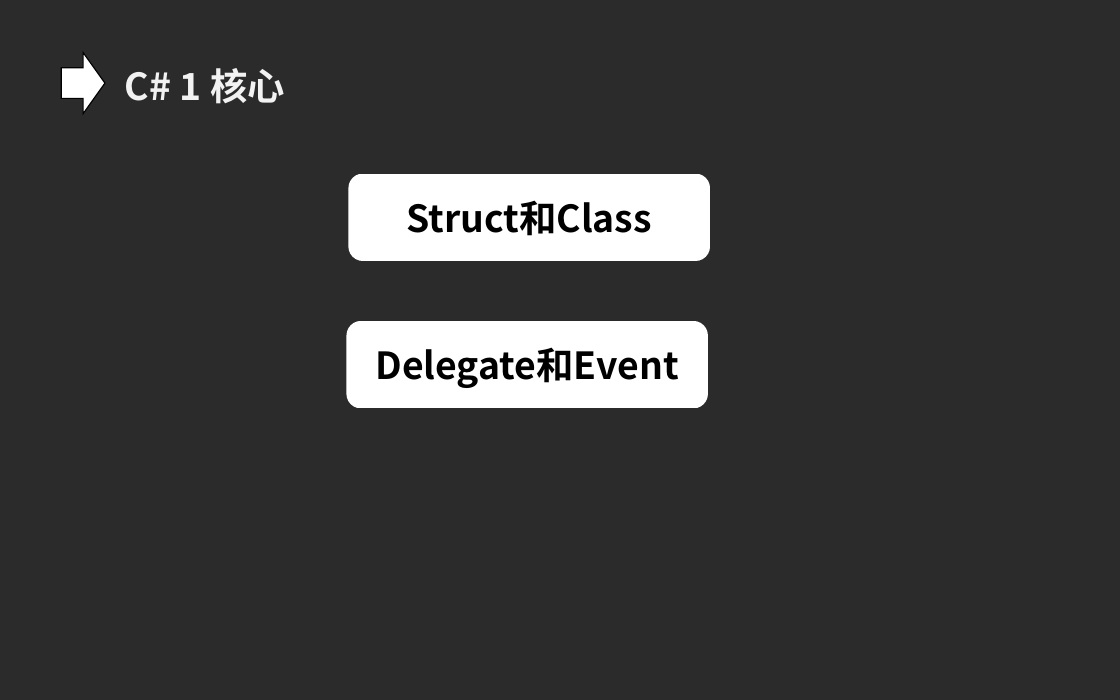
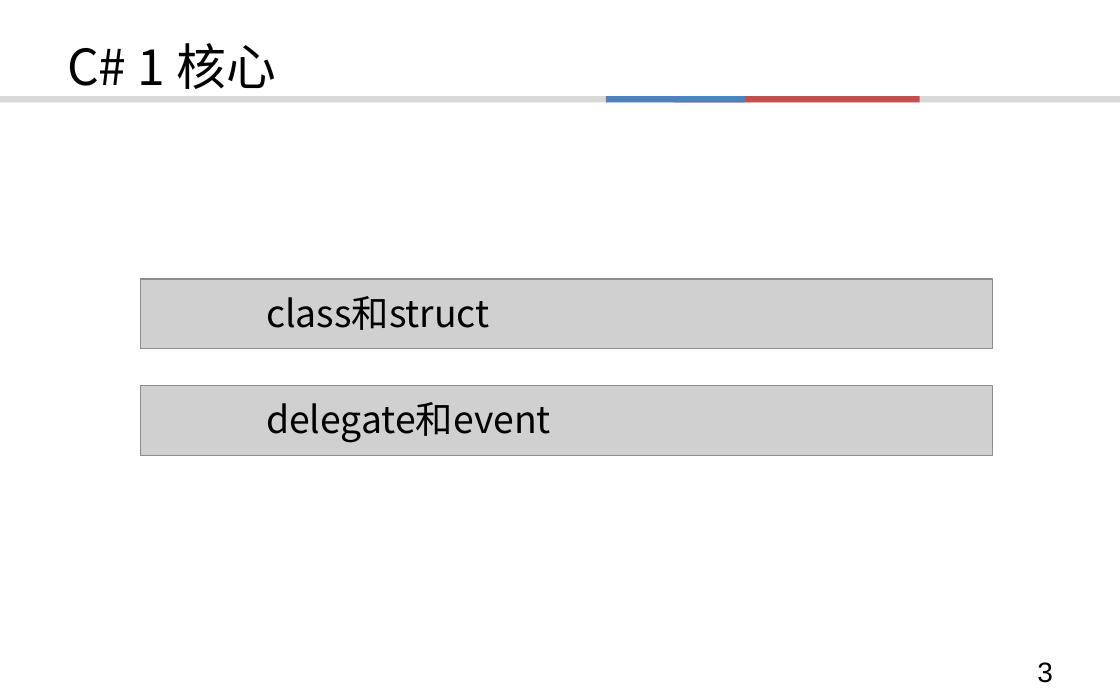
Before and after one commit to TerabyteX/lecture, a slide deck: slide 3 of C#/CsharpEvolution.ppt (slide 4 before the commit). Drawn at 1120x700 pixels with LibreOffice and Linux fonts; fonts in the diff are those of the drawing; grey boxes stand for pictures; background and template pictures are left out; a plain dark background stands for a picture behind light text. Boxes give left, top, right and bottom in pixels: in the first picture for what was removed or moved away, otherwise in the second. Text is boxed around its words. In the diff, an @@ line names an element or a change of style, - is before the commit and + after.

```diff
--- a/C#/CsharpEvolution.ppt
+++ b/C#/CsharpEvolution.ppt
@@ background picture (left out) to #FFFFFF @@
@@ title "C# 1 核心": place and size @@
-title "C# 1 核心" at bbox=[125, 68, 285, 104]
+title "C# 1 核心" at bbox=[67, 43, 277, 89]
@@ title "C# 1 核心" at bbox=[67, 43, 277, 89]: size 24 to 32 pt, text colour #F2F2F2 to #000000, bold off; vertical alignment top to middle @@
@@ right arrow removed at bbox=[62, 53, 105, 114] @@
@@ rectangle added at bbox=[0, 96, 1120, 103], fill #D8D8D8 @@
@@ rectangle added at bbox=[606, 96, 745, 103], fill #4F81BD @@
@@ rectangle added at bbox=[674, 96, 920, 103], fill #C0504D @@
@@ rounded rectangle removed at bbox=[348, 174, 710, 261] @@
-Struct和Class
@@ picture added at bbox=[140, 279, 992, 348] @@
@@ text added at bbox=[266, 296, 489, 330], 24 pt, text #000000 @@
+class和struct
@@ picture added at bbox=[140, 385, 992, 456] @@
@@ text "delegate和event": place and size @@
-text "delegate和event" at bbox=[346, 321, 708, 409]
+text "delegate和event" at bbox=[266, 402, 551, 443]
@@ text "delegate和event" at bbox=[266, 402, 551, 443]: vertical alignment middle to top; fill #FFFFFF to none @@
@@ text at bbox=[266, 402, 551, 443]: text changed; bold off @@
-Delegate和Event
+delegate和event
@@ page number added at bbox=[1037, 662, 1053, 683], 18 pt, text #000000 @@
+3
```
Also in this commit, not shown: 47 other slides changed, 37 slides added, 7 slides removed.
